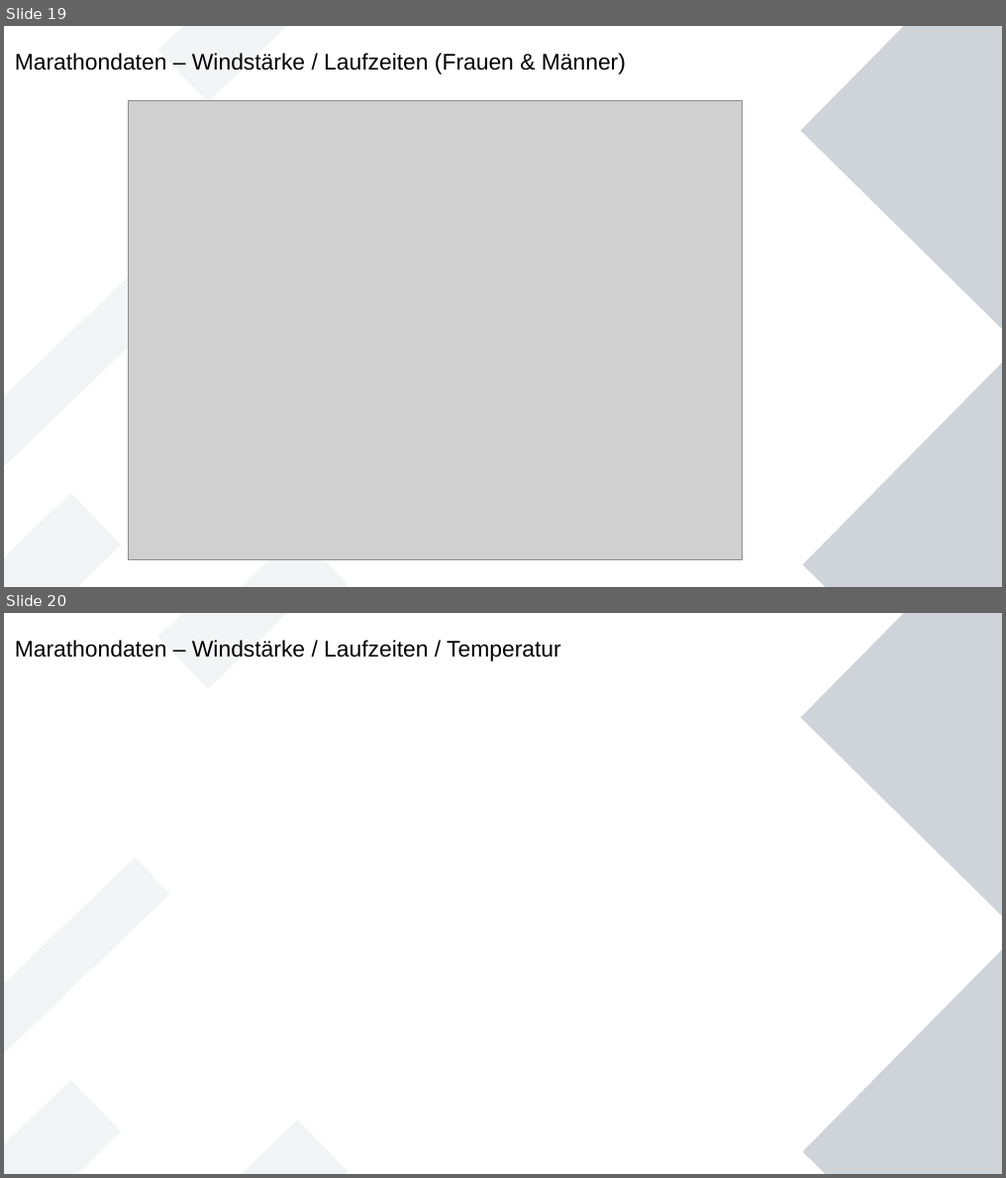
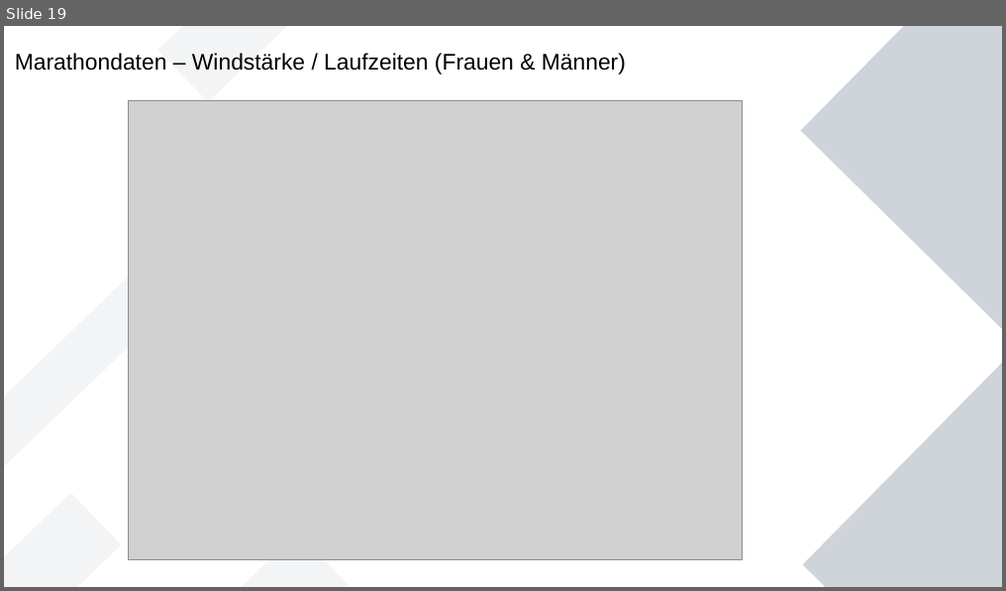
Before and after one commit to Wade-Sys/wma, a slide deck: analyse/Erste_Analysen.odp. Shown one above the other, each under a label of ours: slides 19 and 20 before the commit, slide 19 after it. The pictures are 1006x1178 and 1006x591 pixels, drawn with LibreOffice and Linux fonts; fonts in the diff are those of the drawing; grey boxes stand for pictures. Boxes give left, top, right and bottom in pixels: in the first picture for what was removed or moved away, otherwise in the second. Text is boxed around its words. In the diff, an @@ line names an element or a change of style, - is before the commit and + after.

```diff
--- a/analyse/Erste_Analysen.odp
+++ b/analyse/Erste_Analysen.odp
@@ slide 20 removed at <box>4,613,1002,1174</box>, background #FFFFFF; not listed: 6 template elements that a slide beside it also shows @@
@@ title removed at <box>15,640,561,662</box> @@
-Marathondaten – Windstärke / Laufzeiten / Temperatur
```
Also in this commit, not shown: 4 slides added, 6 other files.
